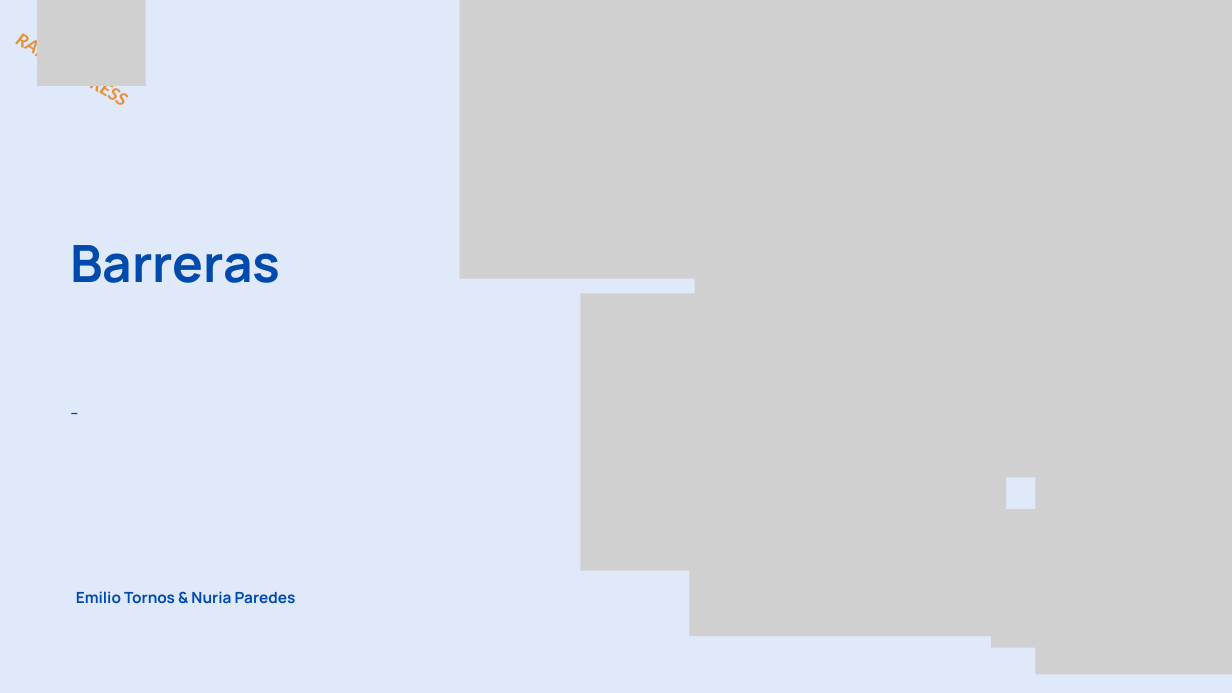
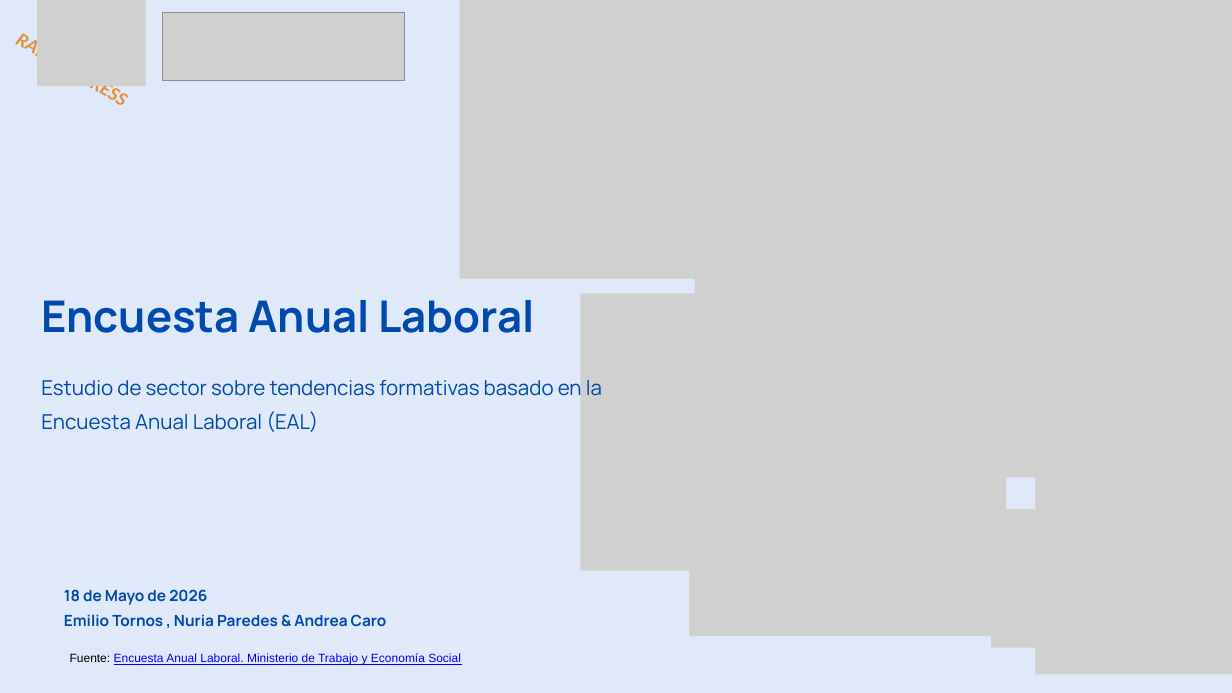
Before and after one commit to ITACADEMYprojectes/ProjecteData, a slide deck: slide 2 of Equip_28/Results/Analisis_PAP_and_ABL_RapidExpres_2026_11_05.pptx (slide 20 before the commit). Drawn at 1232x693 pixels with LibreOffice and Linux fonts; fonts in the diff are those of the drawing; grey boxes stand for pictures. Boxes give left, top, right and bottom in pixels: in the first picture for what was removed or moved away, otherwise in the second. Text is boxed around its words. In the diff, an @@ line names an element or a change of style, - is before the commit and + after.

Commit message:
add Andrea Slices & decidir con que slice empezamos porque hay dos

```diff
--- a/Equip_28/Results/Analisis_PAP_and_ABL_RapidExpres_2026_11_05.pptx
+++ b/Equip_28/Results/Analisis_PAP_and_ABL_RapidExpres_2026_11_05.pptx
@@ picture added at box(163, 12, 405, 80) @@
@@ text at box(41, 300, 535, 333): text changed; size 60 to 51 pt @@
-Barreras
+Encuesta Anual Laboral
@@ text at box(41, 375, 602, 432): text changed @@
--
+Estudio de sector sobre tendencias formativas basado en la Encuesta Anual Laboral (EAL)
@@ text at box(64, 589, 387, 627): text changed @@
-Emilio Tornos & Nuria Paredes
+18 de Mayo de 2026
+Emilio Tornos , Nuria Paredes & Andrea Caro
@@ text added at box(70, 653, 461, 665), 14 pt, text #0000FF, underline @@
+Fuente: Encuesta Anual Laboral. Ministerio de Trabajo y Economía Social
```
Also in this commit, not shown: 12 slides added, 13 slides removed.
